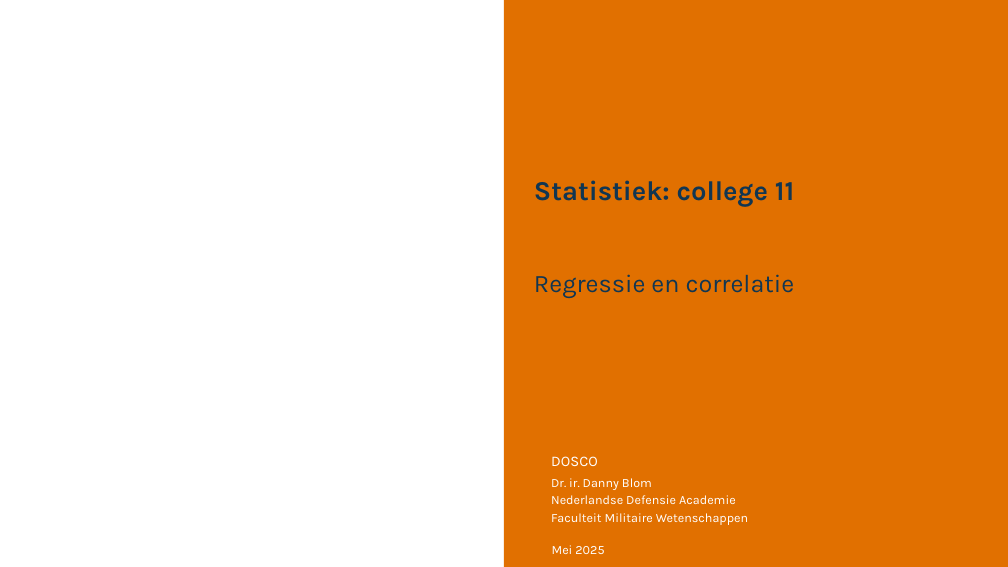
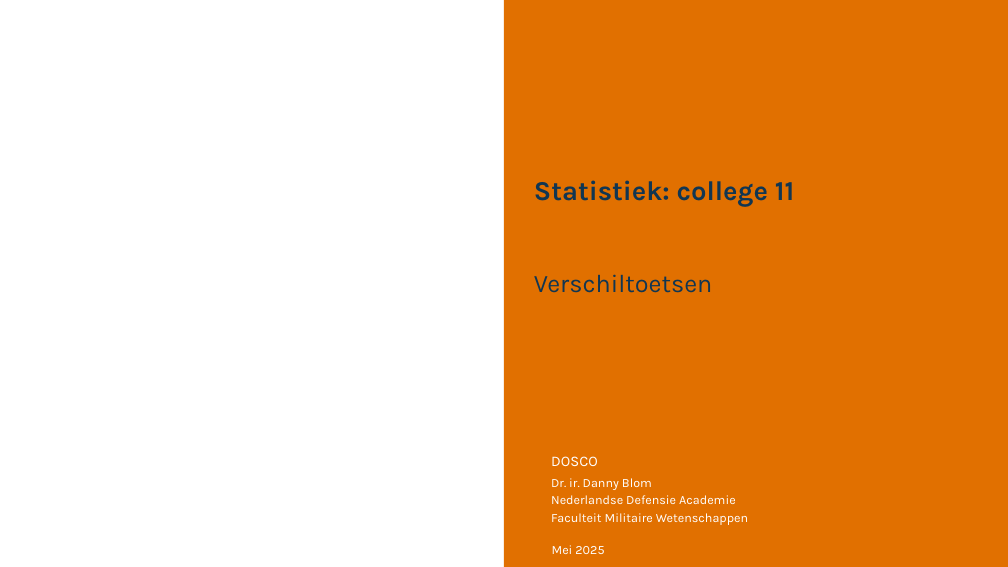
Before and after one commit to DBlom96/Statistiek, a slide deck: slide 1 of Danny/Onderwijs/Statistiek/2024-2025/Slides/Nieuwe slides/Statistiek 2024-2025 -- college 11 -- verschiltoetsen.pptx. Drawn at 1008x567 pixels with LibreOffice and Linux fonts; fonts in the diff are those of the drawing; background and template pictures are left out. Boxes give left, top, right and bottom in pixels: in the first picture for what was removed or moved away, otherwise in the second. Text is boxed around its words. In the diff, an @@ line names an element or a change of style, - is before the commit and + after.

```diff
--- a/Danny/Onderwijs/Statistiek/2024-2025/Slides/Nieuwe slides/Statistiek 2024-2025 -- college 11 -- verschiltoetsen.pptx
+++ b/Danny/Onderwijs/Statistiek/2024-2025/Slides/Nieuwe slides/Statistiek 2024-2025 -- college 11 -- verschiltoetsen.pptx
@@ text at (534, 274, 712, 293): text changed @@
-Regressie en correlatie
+Verschiltoetsen
```
Also in this commit, not shown: 3 other slides changed, 5 slides added, 25 slides removed.
